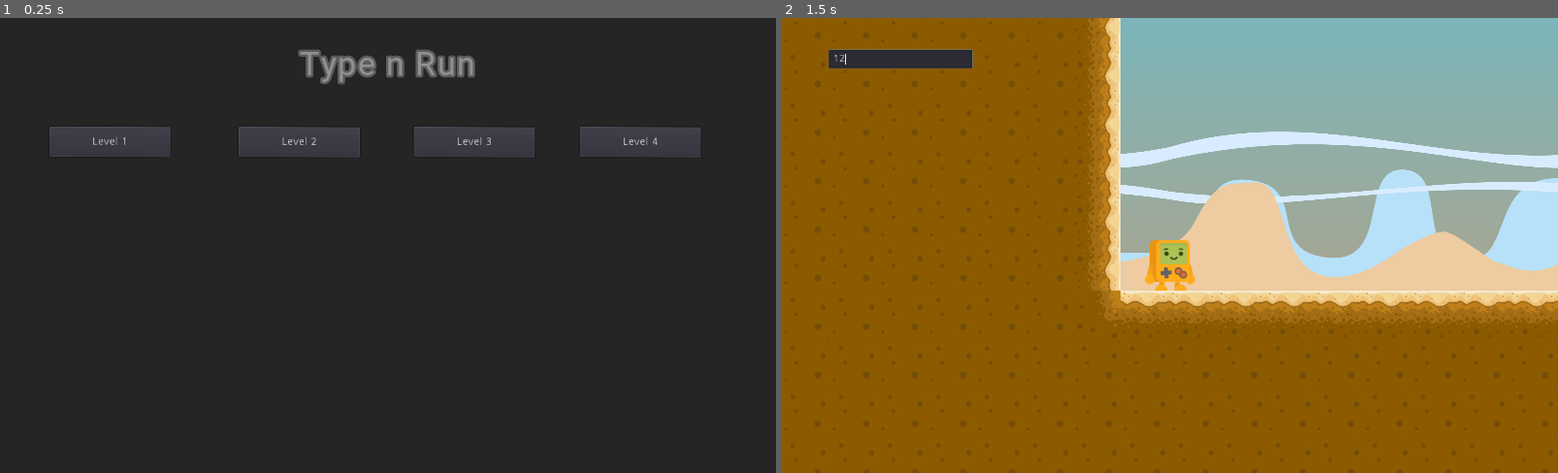
Above: before the commit, frames 1-2 (left to right).
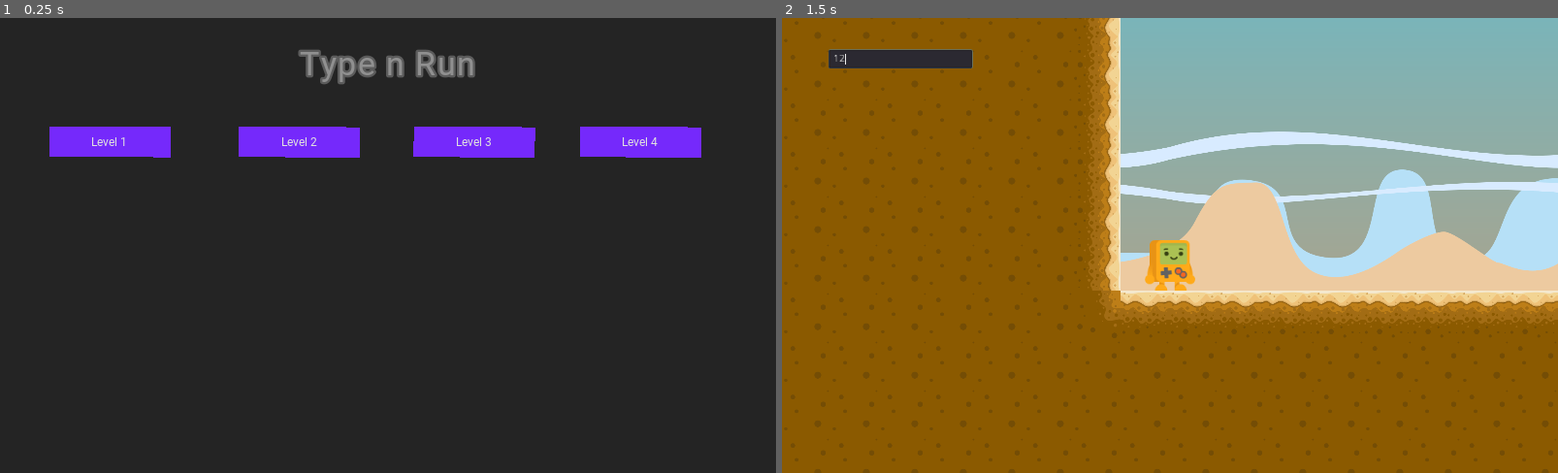
Above: after the commit, the same moments.

Repository: Hiebeler/Type-n-Run
Game: Godot game, scene res://scenes/menu.tscn
Two runs of this game, one before a commit and one after it. Both use one fixed random seed, a clock stepped at 60 frames per second and the inputs below.
Inputs (mouse positions are in pixels of both pictures, inside the frame that each line leads up to):
- Up to frame 1 (0.25 s): no input
- Up to frame 2 (1.5 s): click "Level 1" at 0.5 s; click (898, 58) at 1.27 s; type "12" at 1.35 s

The runs differ from the first frame. In frame 1, 4.2% of the frame differs, in the area x 6-91%, y 23-31%; in frame 2, less than 0.1%.

Commit message:
add theme

Diff:
--- /dev/null
+++ b/assets/Theme.tres
@@ -0,0 +1,17 @@
+[gd_resource type="Theme" load_steps=5 format=2]
+
+[ext_resource path="res://assets/fonts/Roboto-Regular.ttf" type="DynamicFontData" id=1]
+
+[sub_resource type="DynamicFont" id=2]
+font_data = ExtResource( 1 )
+
+[sub_resource type="StyleBoxFlat" id=3]
+bg_color = Color( 0.462745, 0.164706, 0.988235, 1 )
+
+[sub_resource type="DynamicFont" id=4]
+font_data = ExtResource( 1 )
+
+[resource]
+Button/fonts/font = SubResource( 2 )
+Button/styles/normal = SubResource( 3 )
+Label/fonts/font = SubResource( 4 )
--- a/project.godot
+++ b/project.godot
@@ -22,6 +22,7 @@
 [display]
 
 window/stretch/mode="2d"
+window/driver/fallback_to_gles2=true
 
 [gui]
 
@@ -45,5 +46,5 @@
 
 [rendering]
 
-quality/driver/driver_name="GLES2"
+quality/driver/fallback_to_gles2=true
 environment/default_environment="res://default_env.tres"
--- a/scenes/menu.tscn
+++ b/scenes/menu.tscn
@@ -1,9 +1,19 @@
-[gd_scene load_steps=4 format=2]
+[gd_scene load_steps=8 format=2]
 
 [ext_resource path="res://assets/fonts/Roboto-Regular.ttf" type="DynamicFontData" id=1]
 [ext_resource path="res://scripts/menu.gd" type="Script" id=2]
+[ext_resource path="res://assets/Theme.tres" type="Theme" id=3]
 
-[sub_resource type="DynamicFont" id=1]
+[sub_resource type="DynamicFontData" id=1]
+font_path = "res://assets/fonts/Roboto-Regular.ttf"
+
+[sub_resource type="DynamicFont" id=2]
+font_data = SubResource( 1 )
+
+[sub_resource type="Theme" id=4]
+default_font = SubResource( 2 )
+
+[sub_resource type="DynamicFont" id=5]
 size = 44
 outline_size = 3
 outline_color = Color( 0.364706, 0.364706, 0.364706, 1 )
@@ -13,6 +23,7 @@
 [node name="Menu" type="Control"]
 anchor_right = 1.0
 anchor_bottom = 1.0
+theme = ExtResource( 3 )
 script = ExtResource( 2 )
 
 [node name="ColorRect" type="ColorRect" parent="."]
@@ -62,8 +73,9 @@
 anchor_right = 0.5
 margin_top = 35.0
 grow_horizontal = 2
+theme = SubResource( 4 )
 custom_colors/font_color = Color( 0.568627, 0.568627, 0.568627, 1 )
-custom_fonts/font = SubResource( 1 )
+custom_fonts/font = SubResource( 5 )
 text = "Type n Run"
 align = 1
 
